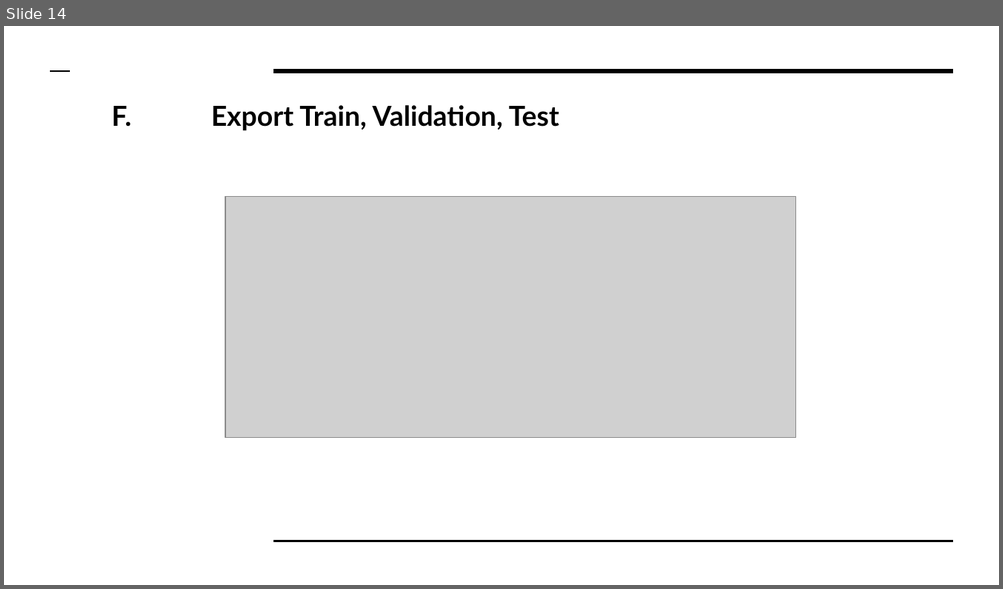
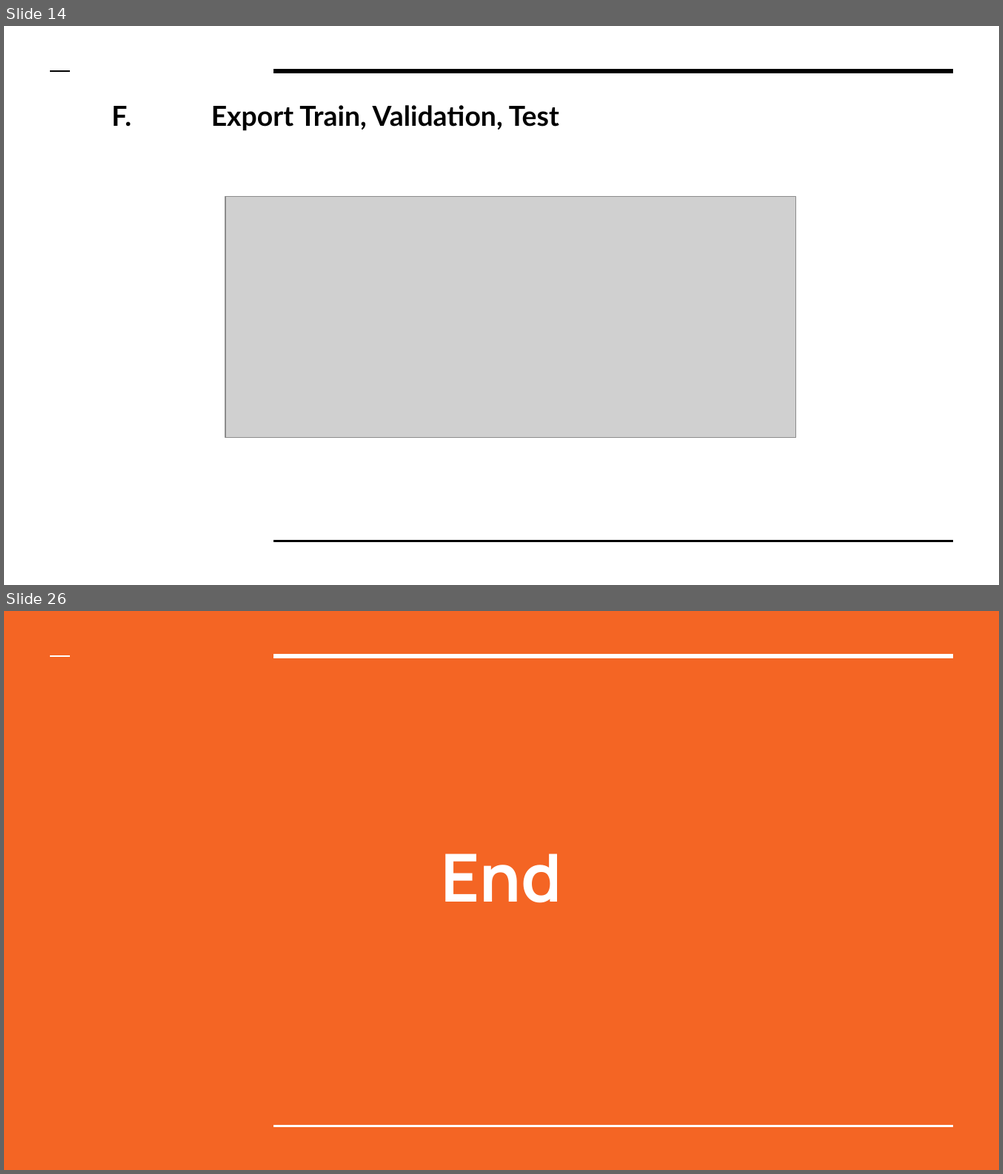
Before and after one commit to HoManLeung/Amazon-analysis, a slide deck: Final Project DS610.pptx. Shown one above the other, each under a label of ours: slide 14 before the commit, slides 14 and 26 after it; the slides between them are not shown. The pictures are 1003x589 and 1003x1174 pixels, drawn with LibreOffice and Linux fonts; fonts in the diff are those of the drawing; grey boxes stand for pictures. Boxes give left, top, right and bottom in pixels: in the first picture for what was removed or moved away, otherwise in the second. Text is boxed around its words. In the diff, an @@ line names an element or a change of style, - is before the commit and + after.

```diff
--- a/Final Project DS610.pptx
+++ b/Final Project DS610.pptx
@@ slide 26 added at [4, 611, 999, 1170], background #F46524 @@
@@ line added from (51, 655) to (71, 655), #FFFFFF 1.5 pt @@
@@ line added from (273, 655) to (953, 655), #FFFFFF 3 pt @@
@@ title added at [441, 854, 562, 903], 48 pt, text #FFFFFF, bold @@
+End
@@ line added from (273, 1126) to (953, 1126), #FFFFFF 1.5 pt @@
```
Also in this commit, not shown: 3 slides changed, 8 other slides added.
